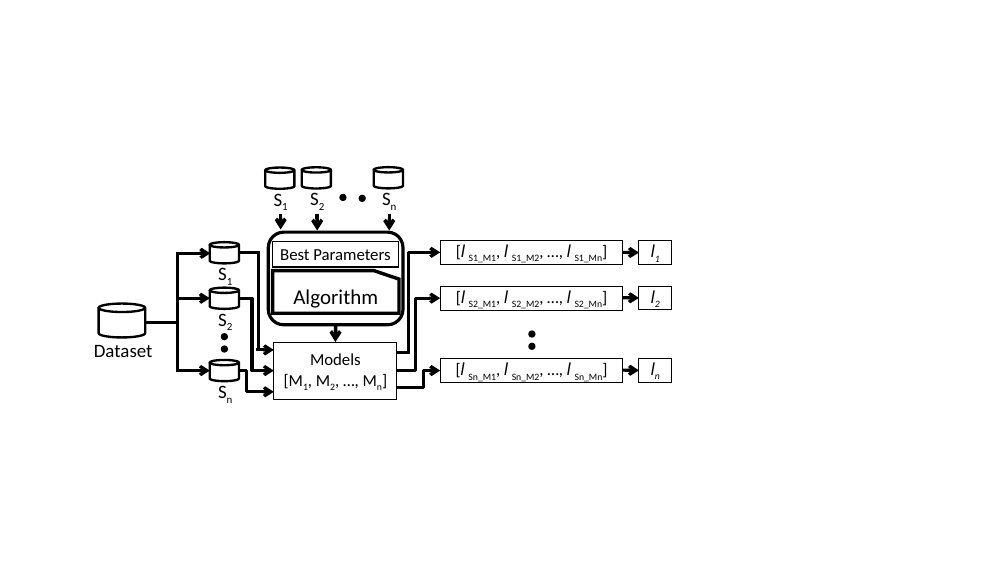
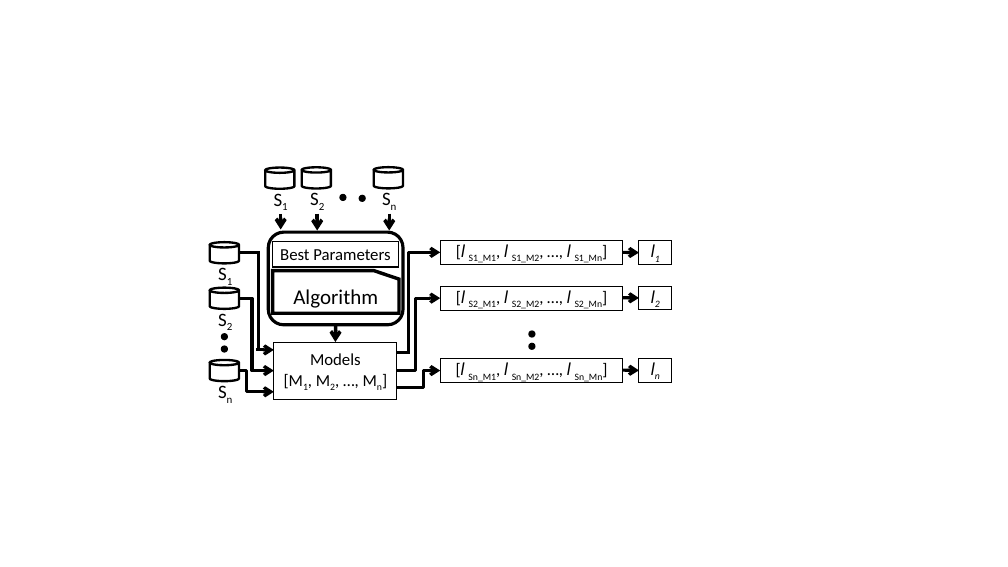
Before and after one commit to MuyeedAhmed/AcceleratedUL, a slide deck: slide 1 of Figures/Arcs/Architecture_Rerun.pptx. Drawn at 1008x567 pixels with LibreOffice and Linux fonts; fonts in the diff are those of the drawing. Boxes give left, top, right and bottom in pixels: in the first picture for what was removed or moved away, otherwise in the second. Text is boxed around its words. In the diff, an @@ line names an element or a change of style, - is before the commit and + after.

```diff
--- a/Figures/Arcs/Architecture_Rerun.pptx
+++ b/Figures/Arcs/Architecture_Rerun.pptx
@@ cylinder removed at bbox=[98, 304, 145, 338] @@
@@ group removed at bbox=[145, 253, 210, 371]: 3 arrows, 2 lines @@
@@ text removed at bbox=[94, 345, 153, 357] @@
-Dataset
```
Also in this commit, not shown: 9 other files.
